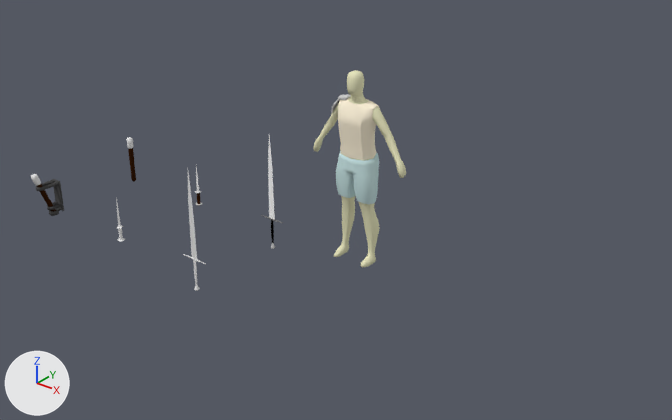
Renders of the Blender file Blend Files/Character.blend from each side of a commit.
Both versions are drawn from a 50 mm lens placed at (4.4, -5.79, 3.99), pointed at (0.05, -0.34, 0.61). The lights are fixed; the arrows at lower left show +X, +Y and +Z.
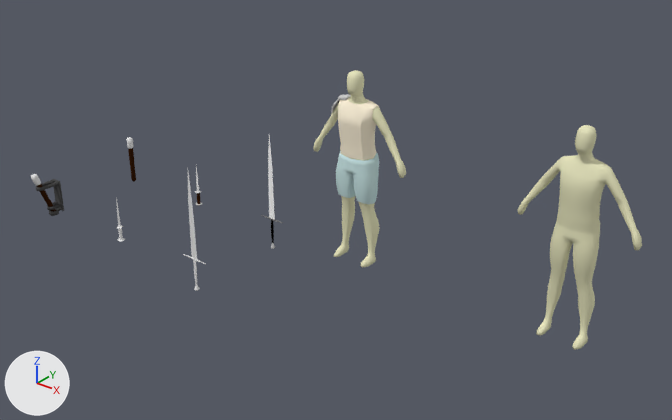
Changed parts and their boxes [x1, y1, x2, y2] in the pictures (672 x 420 px):
'Cube.017', added (beige)
    after: [518, 125, 642, 350]

Edits to the bpy script that builds the scene:
```text
Add ob_cube_017:
    ob_cube_017 = bpy.data.objects.new('Cube.017', me_cube.copy())  # the mesh of ob_cube
    ob_cube_017.location = (2.0, 0.0, 0.0)
    ob_cube_017.scale = (0.436, 0.436, 0.436)
```
